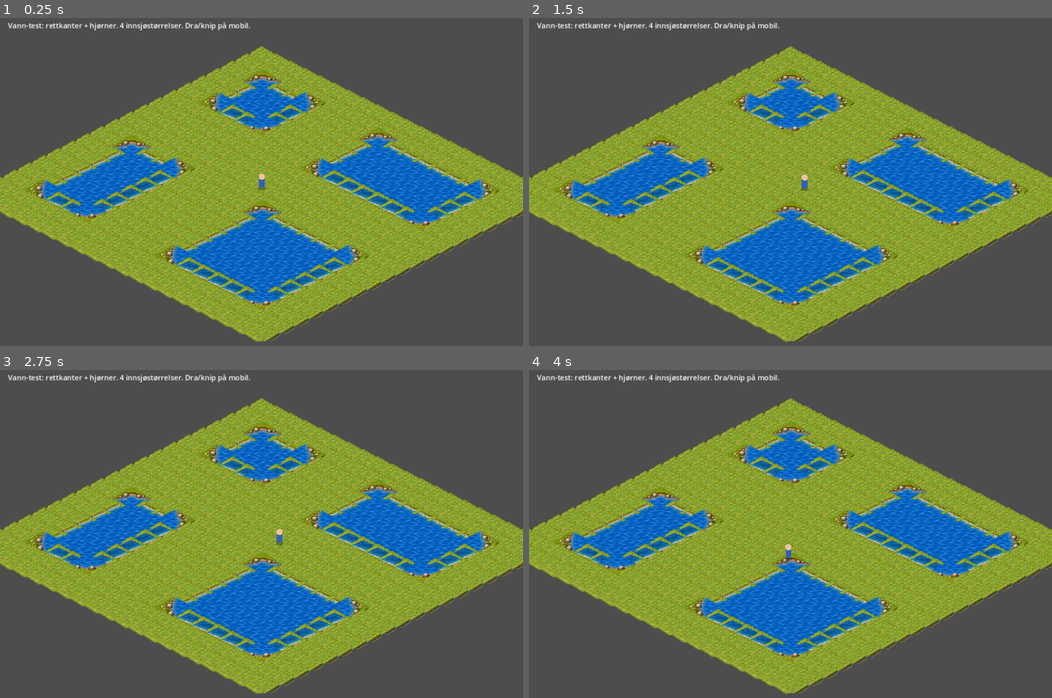
Above: before the commit, frames 1-4 (two rows, left to right).
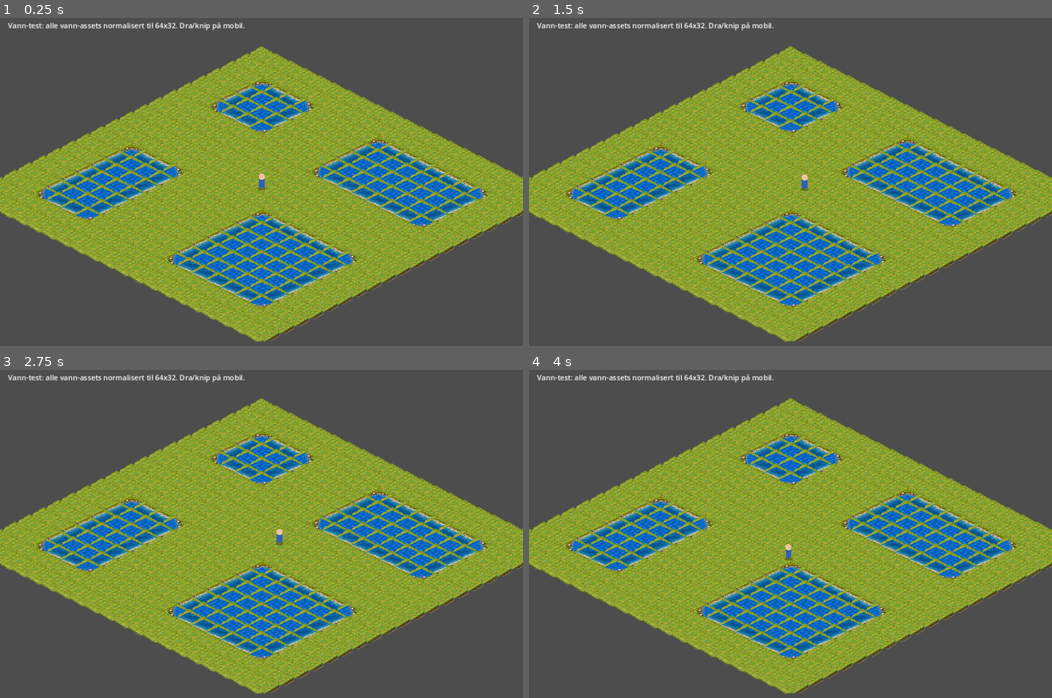
Above: after the commit, the same moments.

Repository: hkolberg/lille-gaardsliv
Game: Godot game, scene res://main.tscn
Same seed, same stepped clock (60 frames per second), same inputs: the game is played once before the commit and once after it.
Inputs (mouse positions are in pixels of both pictures, inside the frame that each line leads up to):
- Up to frame 1 (0.25 s): no input
- Up to frame 2 (1.5 s): tap Enter at 0.5 s; move the mouse to (905, 175) at 0.52 s; hold D (move_right) 0.53-1.25 s; click (905, 175) at 0.67 s; drag from (685, 208) to (764, 260) at 1.27 s
- Up to frame 3 (2.75 s): move the mouse to (313, 468) at 2.02 s; hold D (move_right) from 2.03 s (still down)
- Up to frame 4 (4 s): release D (move_right) at 2.75 s; drag from (764, 612) to (633, 491) at 2.77 s; tap Space at 3.5 s; move the mouse to (947, 596) at 3.52 s; hold A (move_left) from 3.53 s (still down)

The runs differ from the first frame. In frame 1, 9.3% of the frame differs, in the area x 4-96%, y 1-89%; in frame 2, 9.3%; in frame 3, 9.3%; in frame 4, 9.3%.

Commit message:
Normalize all water assets to exact tile footprint

Diff:
--- a/godot/main.gd
+++ b/godot/main.gd
@@ -17,7 +17,6 @@
 const ASSET_ROOT_STRAIGHT_SHORES := "res://gaardsliv_straight_shore_edges_v1/"
 const TILE_TEXTURE_ORIGIN := Vector2(48.0, 52.0)
 const PROP_TEXTURE_ORIGIN := Vector2(48.0, 108.0)
-const STRAIGHT_SHORE_SOURCE := Rect2(2.0, 2.0, 92.0, 68.0)
 
 enum Dir { N = 1, E = 2, S = 4, W = 8 }
 
@@ -431,14 +430,21 @@
 	if texture != null:
 		draw_texture(texture, tile_center - TILE_TEXTURE_ORIGIN)
 
-func _draw_straight_shore(texture: Texture2D, tile_center: Vector2) -> void:
+func _draw_water_asset(texture: Texture2D, tile_center: Vector2) -> void:
 	if texture == null:
 		return
-	# The generated source sprites visually occupied almost the full 96x72
-	# canvas, while one logical game tile is only a 64x32 diamond. Crop the
-	# transparent fringe and map the artwork exactly onto that footprint.
+
+	# Water assets came from several atlas generations with different visual
+	# diamond sizes. Normalize every water sprite — plain, straight edge and
+	# corner — to the exact same logical 64x32 game tile. Using the actual
+	# opaque bounding box avoids scaling transparent padding into the tile.
+	var image := texture.get_image()
+	var used: Rect2i = image.get_used_rect()
+	if used.size.x <= 0 or used.size.y <= 0:
+		return
+	var source := Rect2(Vector2(used.position), Vector2(used.size))
 	var destination := Rect2(tile_center - Vector2(32.0, 16.0), Vector2(64.0, 32.0))
-	draw_texture_rect_region(texture, destination, STRAIGHT_SHORE_SOURCE)
+	draw_texture_rect_region(texture, destination, source)
 
 func _draw_tile(x: int, y: int, tile: Dictionary) -> void:
 	var c := _iso(x, y)
@@ -448,10 +454,7 @@
 	if tile.category == "water":
 		var water_key := _water_texture_key(x, y)
 		var water_texture: Texture2D = asset_textures.get(water_key)
-		if water_key.begins_with("water_straight_"):
-			_draw_straight_shore(water_texture, c)
-		else:
-			_draw_asset(water_texture, c)
+		_draw_water_asset(water_texture, c)
 
 	# Fallback marker only if the base texture failed to load.
 	if grass == null:
@@ -650,4 +653,4 @@
 	draw_colored_polygon(pts, color)
 
 func _draw_ui() -> void:
-	draw_string(ThemeDB.fallback_font, Vector2(16,24), "Vann-test: rettkanter + hjørner. 4 innsjøstørrelser. Dra/knip på mobil.", HORIZONTAL_ALIGNMENT_LEFT, -1, 16, Color.WHITE)
+	draw_string(ThemeDB.fallback_font, Vector2(16,24), "Vann-test: alle vann-assets normalisert til 64x32. Dra/knip på mobil.", HORIZONTAL_ALIGNMENT_LEFT, -1, 16, Color.WHITE)
